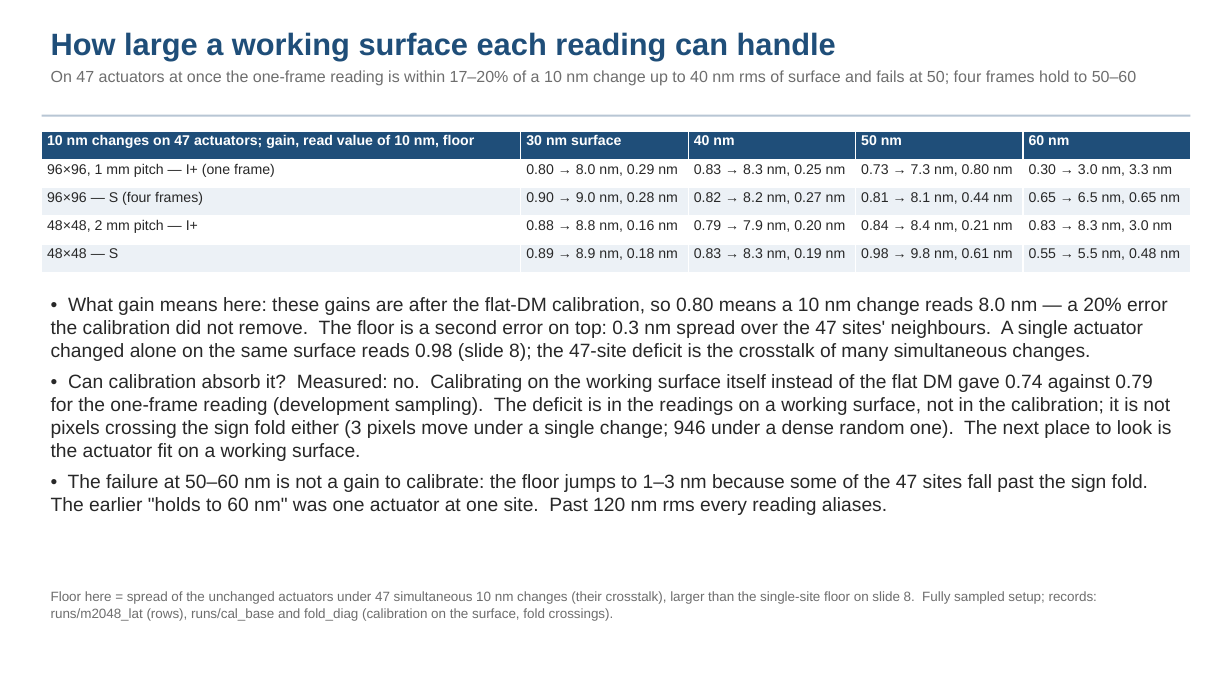
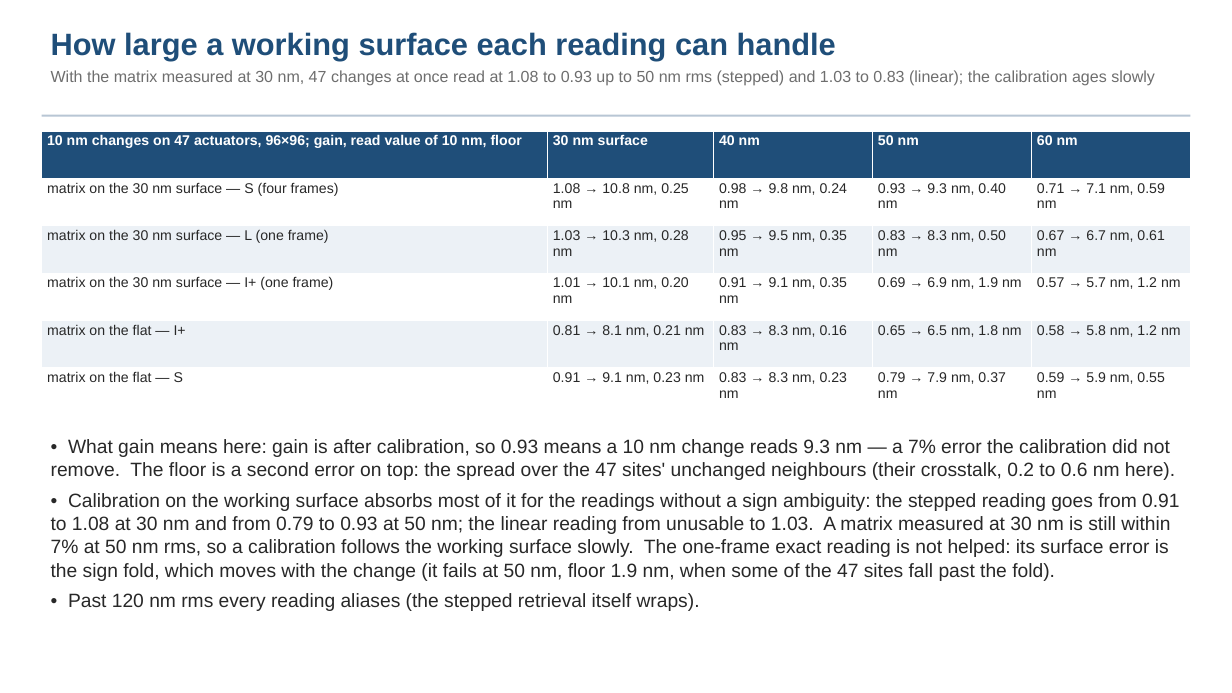
Before and after one commit to nasa-jpl/macos, a slide deck: slide 11 of demo_session/deck_zwfs.pptx (slide 10 before the commit). Drawn at 1232x693 pixels with LibreOffice and Linux fonts; fonts in the diff are those of the drawing. Boxes give left, top, right and bottom in pixels: in the first picture for what was removed or moved away, otherwise in the second. Text is boxed around its words. In the diff, an @@ line names an element or a change of style, - is before the commit and + after.

Commit message:
ZWFS S10 record + deck fold 3d (the measured-response-matrix calibration; matrix on the working surface -> 5 pm); slice (resources 8181893)

```diff
--- a/demo_session/deck_zwfs.pptx
+++ b/demo_session/deck_zwfs.pptx
@@ text at (x1=51, y1=70, x2=1155, y2=86): text changed @@
-On 47 actuators at once the one-frame reading is within 17–20% of a 10 nm change up to 40 nm rms of surface and fails at 50; four frames hold to 50–60
+With the matrix measured at 30 nm, 47 changes at once read at 1.08 to 0.93 up to 50 nm rms (stepped) and 1.03 to 0.83 (linear); the calibration ages slowly
@@ table at (x1=42, y1=131, x2=1190, y2=416) @@
-row 1: 10 nm changes on 47 actuators; gain, read value of 10 nm, floor | 30 nm surface | 40 nm | 50 nm | 60 nm
-row 2: 96×96, 1 mm pitch — I+ (one frame) | 0.80 → 8.0 nm, 0.29 nm | 0.83 → 8.3 nm, 0.25 nm | 0.73 → 7.3 nm, 0.80 nm | 0.30 → 3.0 nm, 3.3 nm
-row 3: 96×96 — S (four frames) | 0.90 → 9.0 nm, 0.28 nm | 0.82 → 8.2 nm, 0.27 nm | 0.81 → 8.1 nm, 0.44 nm | 0.65 → 6.5 nm, 0.65 nm
-row 4: 48×48, 2 mm pitch — I+ | 0.88 → 8.8 nm, 0.16 nm | 0.79 → 7.9 nm, 0.20 nm | 0.84 → 8.4 nm, 0.21 nm | 0.83 → 8.3 nm, 3.0 nm
-row 5: 48×48 — S | 0.89 → 8.9 nm, 0.18 nm | 0.83 → 8.3 nm, 0.19 nm | 0.98 → 9.8 nm, 0.61 nm | 0.55 → 5.5 nm, 0.48 nm
+row 1: 10 nm changes on 47 actuators, 96×96; gain, read value of 10 nm, floor | 30 nm surface | 40 nm | 50 nm | 60 nm
+row 2: matrix on the 30 nm surface — S (four frames) | 1.08 → 10.8 nm, 0.25 nm | 0.98 → 9.8 nm, 0.24 nm | 0.93 → 9.3 nm, 0.40 nm | 0.71 → 7.1 nm, 0.59 nm
+row 3: matrix on the 30 nm surface — L (one frame) | 1.03 → 10.3 nm, 0.28 nm | 0.95 → 9.5 nm, 0.35 nm | 0.83 → 8.3 nm, 0.50 nm | 0.67 → 6.7 nm, 0.61 nm
+row 4: matrix on the 30 nm surface — I+ (one frame) | 1.01 → 10.1 nm, 0.20 nm | 0.91 → 9.1 nm, 0.35 nm | 0.69 → 6.9 nm, 1.9 nm | 0.57 → 5.7 nm, 1.2 nm
+row 5: matrix on the flat — I+ | 0.81 → 8.1 nm, 0.21 nm | 0.83 → 8.3 nm, 0.16 nm | 0.65 → 6.5 nm, 1.8 nm | 0.58 → 5.8 nm, 1.2 nm
+row 6: matrix on the flat — S | 0.91 → 9.1 nm, 0.23 nm | 0.83 → 8.3 nm, 0.23 nm | 0.79 → 7.9 nm, 0.37 nm | 0.59 → 5.9 nm, 0.55 nm
@@ text at (x1=51, y1=439, x2=1179, y2=611): text changed @@
-• What gain means here: these gains are after the flat-DM calibration, so 0.80 means a 10 nm change reads 8.0 nm — a 20% error the calibration did not remove. The floor is a second error on top: 0.3 nm spread over the 47 sites' neighbours. A single actuator changed alone on the same surface reads 0.98 (slide 8); the 47-site deficit is the crosstalk of many simultaneous changes.
-• Can calibration absorb it? Measured: no. Calibrating on the working surface itself instead of the flat DM gave 0.74 against 0.79 for the one-frame reading (development sampling). The deficit is in the readings on a working surface, not in the calibration; it is not pixels crossing the sign fold either (3 pixels move under a single change; 946 under a dense random one). The next place to look is the actuator fit on a working surface.
-• The failure at 50–60 nm is not a gain to calibrate: the floor jumps to 1–3 nm because some of the 47 sites fall past the sign fold. The earlier "holds to 60 nm" was one actuator at one site. Past 120 nm rms every reading aliases.
+• What gain means here: gain is after calibration, so 0.93 means a 10 nm change reads 9.3 nm — a 7% error the calibration did not remove. The floor is a second error on top: the spread over the 47 sites' unchanged neighbours (their crosstalk, 0.2 to 0.6 nm here).
+• Calibration on the working surface absorbs most of it for the readings without a sign ambiguity: the stepped reading goes from 0.91 to 1.08 at 30 nm and from 0.79 to 0.93 at 50 nm; the linear reading from unusable to 1.03. A matrix measured at 30 nm is still within 7% at 50 nm rms, so a calibration follows the working surface slowly. The one-frame exact reading is not helped: its surface error is the sign fold, which moves with the change (it fails at 50 nm, floor 1.9 nm, when some of the 47 sites fall past the fold).
+• Past 120 nm rms every reading aliases (the stepped retrieval itself wraps).
@@ text removed at (x1=51, y1=591, x2=1097, y2=621) @@
-Floor here = spread of the unchanged actuators under 47 simultaneous 10 nm changes (their crosstalk), larger than the single-site floor on slide 8. Fully sampled setup; records: runs/m2048_lat (rows), runs/cal_base and fold_diag (calibration on the surface, fold crossings).
```
Also in this commit, not shown: 5 other slides changed, 1 slide added, 5 other files.
